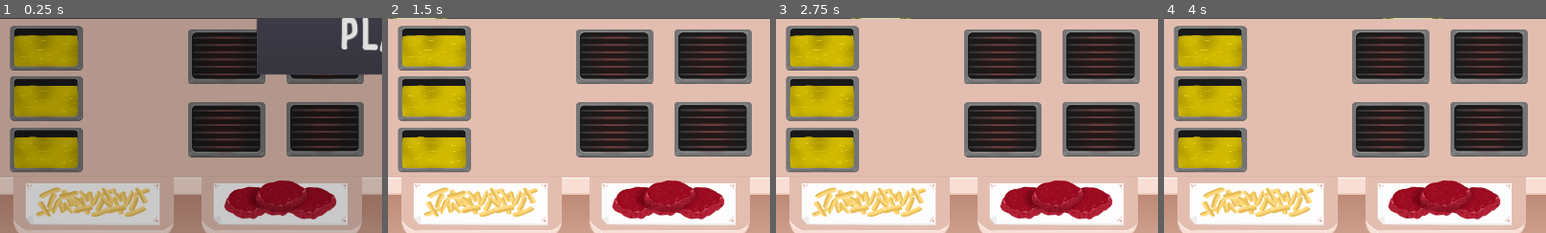
Above: before the commit, frames 1-4 (left to right).
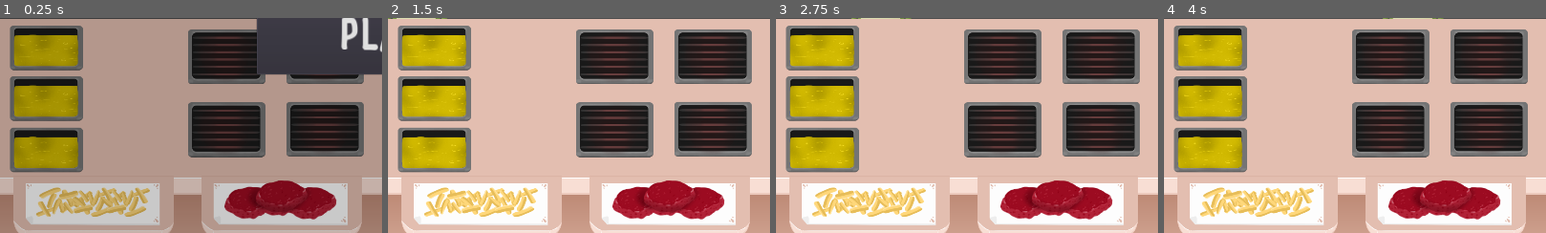
Above: after the commit, the same moments.

Repository: samuelpedrajas/MyVeganRestaurant
Game: Godot game, scene res://Scenes/Kitchen.tscn
Two runs of this game, one before a commit and one after it. Both use one fixed random seed, a clock stepped at 60 frames per second and the inputs below.
Inputs (mouse positions are % of the whole screen's width and height, from its top left):
- Up to frame 1 (0.25 s): no input
- Up to frame 2 (1.5 s): click "PLAY" at 0.5 s; click (96, 7) at 1.25 s
- Up to frame 3 (2.75 s): tap Enter at 2 s
- Up to frame 4 (4 s): no input
The pictures show only the part of the screen within x 0-50%, y 46-96%; the shares and areas given below are measured in that part.

The runs differ from the first frame. In frame 1, 0.2% of the frame differs, in the area x 2-22%, y 3-25%; in frame 2, 0.3%; in frame 3, 0.3%; in frame 4, 0.3%.

Commit message:
refactor

Diff:
--- a/Scenes/ColaPump.tscn
+++ b/Scenes/ColaPump.tscn
@@ -1,10 +1,9 @@
-[gd_scene load_steps=11 format=2]
+[gd_scene load_steps=10 format=2]
 
 [ext_resource path="res://Scripts/DishProvider.gd" type="Script" id=1]
 [ext_resource path="res://Images/Kitchen/VasoLleno.png" type="Texture" id=2]
 [ext_resource path="res://Images/Kitchen/VasoLlenandose.png" type="Texture" id=3]
 [ext_resource path="res://Images/Kitchen/MaquinaBebidasVacia.png" type="Texture" id=4]
-[ext_resource path="res://Scenes/ClickableArea.tscn" type="PackedScene" id=5]
 [ext_resource path="res://Scenes/Timer.tscn" type="PackedScene" id=6]
 [ext_resource path="res://Scenes/Dishes/FastFood/Cola.tscn" type="PackedScene" id=7]
 
@@ -120,13 +119,4 @@
 [node name="Timer" parent="." instance=ExtResource( 6 )]
 position = Vector2( 0, -110 )
 burning_time = -1
-
-[node name="ClickableArea" parent="." instance=ExtResource( 5 )]
-margin_left = -95.0
-margin_top = -93.0
-margin_right = 95.0
-margin_bottom = 93.0
 [connection signal="food_cooked" from="Timer" to="." method="_on_Timer_food_cooked"]
-[connection signal="pressed" from="ClickableArea" to="." method="_on_ClickableArea_pressed"]
-
-[editable path="ClickableArea"]
--- a/Scenes/Dishes/FastFood/Fries.tscn
+++ b/Scenes/Dishes/FastFood/Fries.tscn
@@ -6,9 +6,7 @@
 [node name="Fries" type="Node2D"]
 script = ExtResource( 1 )
 reference = "Fries"
-discard_price = 10
-ingredients = [ "CookedFries" ]
-deliverable = true
+ingredients = [ "Fries" ]
 v_limits = Vector2( -89, 25 )
 throwable = false
 
--- a/Scenes/Dishes/FastFood/LettuceBurger.tscn
+++ b/Scenes/Dishes/FastFood/LettuceBurger.tscn
@@ -9,10 +9,7 @@
 [node name="LettuceBurger" type="Node2D"]
 script = ExtResource( 4 )
 reference = "LettuceBurger"
-profit = 120
-discard_price = 40
 ingredients = [ "BurgerBread", "CookedBurger", "Lettuce" ]
-deliverable = true
 v_limits = Vector2( -87, 34.5 )
 
 [node name="Sprites" type="Node2D" parent="."]
--- a/Scenes/Fryer.tscn
+++ b/Scenes/Fryer.tscn
@@ -1,6 +1,6 @@
 [gd_scene load_steps=8 format=2]
 
-[ext_resource path="res://Scripts/FoodMachine.gd" type="Script" id=1]
+[ext_resource path="res://Scripts/Fryer.gd" type="Script" id=1]
 [ext_resource path="res://Scenes/ClickableArea.tscn" type="PackedScene" id=2]
 [ext_resource path="res://Images/Kitchen/Freidora.png" type="Texture" id=3]
 [ext_resource path="res://Scenes/Timer.tscn" type="PackedScene" id=4]
@@ -39,9 +39,6 @@
 "Fryer",
 ]]
 script = ExtResource( 1 )
-reference = "Fryer"
-hide_ingredient = true
-serve_automatically = true
 
 [node name="Fryer" type="Sprite" parent="."]
 texture = ExtResource( 3 )
--- a/Scenes/Ingredients/Burger.tscn
+++ b/Scenes/Ingredients/Burger.tscn
@@ -14,25 +14,15 @@
 texture = ExtResource( 2 )
 script = ExtResource( 5 )
 reference = "RawBurger"
-destination = "Grill"
-
-[node name="CookingBurger" type="Sprite" parent="."]
-visible = false
-texture = ExtResource( 2 )
-script = ExtResource( 5 )
-reference = "CookingBurger"
-destination = "None"
 
 [node name="CookedBurger" type="Sprite" parent="."]
 visible = false
 texture = ExtResource( 3 )
 script = ExtResource( 5 )
 reference = "CookedBurger"
-destination = "Plate"
 
 [node name="BurnedBurger" type="Sprite" parent="."]
 visible = false
 texture = ExtResource( 4 )
 script = ExtResource( 5 )
 reference = "BurnedBurger"
-destination = "Bin"
--- a/Scenes/Ingredients/Fries.tscn
+++ b/Scenes/Ingredients/Fries.tscn
@@ -7,19 +7,6 @@
 script = ExtResource( 1 )
 reference = "FriesIngredient"
 
-[node name="RawFries" type="Sprite" parent="."]
+[node name="Fries" type="Sprite" parent="."]
 script = ExtResource( 2 )
-reference = "RawFries"
-destination = "Fryer"
-
-[node name="CookingFries" type="Sprite" parent="."]
-visible = false
-script = ExtResource( 2 )
-reference = "CookingFries"
-destination = "None"
-
-[node name="CookedFries" type="Sprite" parent="."]
-visible = false
-script = ExtResource( 2 )
-reference = "CookedFries"
-destination = "Platform"
+reference = "Fries"
--- a/Scenes/Kitchen.tscn
+++ b/Scenes/Kitchen.tscn
@@ -187,31 +187,31 @@
 kitchen = NodePath("../..")
 
 [node name="Fryer1" parent="Main" instance=ExtResource( 19 )]
-position = Vector2( 116.526, 72.873 )
-kitchen = NodePath("../..")
-platform = NodePath("../../Main/Platform1")
+position = Vector2( 116.526, 71.873 )
+platform = NodePath("../Platform1")
 
 [node name="Fryer2" parent="Main" instance=ExtResource( 19 )]
 position = Vector2( 116.526, 199 )
-kitchen = NodePath("../..")
-platform = NodePath("../../Main/Platform2")
+platform = NodePath("../Platform2")
 
 [node name="Fryer3" parent="Main" instance=ExtResource( 19 )]
 position = Vector2( 116.526, 328 )
-kitchen = NodePath("../..")
-platform = NodePath("../../Main/Platform3")
+platform = NodePath("../Platform3")
 
 [node name="Platform1" parent="Main" instance=ExtResource( 20 )]
 position = Vector2( 314.92, 71.429 )
 kitchen = NodePath("../..")
+placeholder_position = Vector2( 0, 25 )
 
 [node name="Platform2" parent="Main" instance=ExtResource( 20 )]
-position = Vector2( 314.92, 201.429 )
-kitchen = NodePath("../..")
+position = Vector2( 314.92, 198.429 )
+kitchen = NodePath("../..")
+placeholder_position = Vector2( 0, 25 )
 
 [node name="Platform3" parent="Main" instance=ExtResource( 20 )]
-position = Vector2( 314.92, 330.429 )
-kitchen = NodePath("../..")
+position = Vector2( 314.92, 326.429 )
+kitchen = NodePath("../..")
+placeholder_position = Vector2( 0, 25 )
 
 [node name="Bin" parent="Main" instance=ExtResource( 17 )]
 position = Vector2( 1691.15, 498.46 )
@@ -223,6 +223,7 @@
 [node name="FriesSource" parent="Main/Saliente1" instance=ExtResource( 5 )]
 position = Vector2( -2.33453, -12.4128 )
 kitchen = NodePath("../../..")
+destination_group = "Fryer"
 
 [node name="Saliente2" type="Sprite" parent="Main"]
 position = Vector2( 707.702, 472.075 )
@@ -231,6 +232,7 @@
 [node name="BurgerSource" parent="Main/Saliente2" instance=ExtResource( 4 )]
 position = Vector2( -3.10797, -17.8473 )
 kitchen = NodePath("../../..")
+destination_group = "Grill"
 
 [node name="Saliente3" type="Sprite" parent="Main"]
 position = Vector2( 1215.7, 472.075 )
@@ -242,7 +244,6 @@
 
 [node name="ColaPump" parent="Main" instance=ExtResource( 24 )]
 position = Vector2( 1815.51, 186.447 )
-kitchen = NodePath("../..")
 platforms = [ NodePath("../ColaPlatform1"), NodePath("../ColaPlatform2"), NodePath("../ColaPlatform3") ]
 
 [node name="ColaPlatform1" parent="Main" instance=ExtResource( 20 )]
--- a/Scripts/DishProvider.gd
+++ b/Scripts/DishProvider.gd
@@ -1,8 +1,6 @@
 extends Node2D
 
 
-export(NodePath) onready var kitchen = get_node(kitchen)
-export(bool) var autohide_timer = true
 export(Array, NodePath) var platforms = []
 
 
@@ -18,8 +16,7 @@
 
 func _on_Timer_food_cooked():
 	$AnimationPlayer.play("prepared_animation")
-	if autohide_timer:
-		$Timer.hide()
+	$Timer.hide()
 	for platform in platforms:
 		if platform.dish == null:
 			var dish = $Placeholder/Cola.duplicate()
--- a/Scripts/FoodMachine.gd
+++ b/Scripts/FoodMachine.gd
@@ -1,45 +1,50 @@
 extends Node2D
 
 
-export(String) var reference = ""
-export(bool) var hide_ingredient = false
 export(NodePath) onready var kitchen = get_node(kitchen)
-export(NodePath) var platform
-export(bool) var serve_automatically = false
 
 var ingredient = null
+var burned = false
 
 
 func _ready():
-	self.platform = get_node_or_null(platform)
 	$AnimationPlayer.play("default_animation")
 
 
 func is_busy():
-	var platform_is_full = false
-	if self.platform != null:
-		platform_is_full = self.platform.dish != null
-	return self.ingredient != null or platform_is_full
+	return self.ingredient != null
 
 
 func add_item(_ingredient):
 	if is_busy():
 		print("ERROR: machine is busy!!!")
 		return
-	_ingredient.evolve()
 	self.ingredient = _ingredient
-	if not self.hide_ingredient:
-		$Placeholder.add_child(_ingredient)
+	$Placeholder.add_child(_ingredient)
 	$AnimationPlayer.play("preparing_animation")
 	$Timer.start()
 
 
 func drop_item():
-	if not hide_ingredient:
-		$Placeholder.remove_child(self.ingredient)
+	self.burned = false
 	self.ingredient = null
 	$AnimationPlayer.play("default_animation")
 	$Timer.stop()
+
+
+func send_to_plate():
+	var plate = kitchen.select_plate(self.ingredient)
+	if plate != null:
+		$Placeholder.remove_child(self.ingredient)
+		plate.add_ingredient(self.ingredient)
+		drop_item()
+	else:
+		print("No plates available for %s" % [get_name()])
+
+
+func send_to_bin():
+	$Placeholder.remove_child(self.ingredient)
+	kitchen.throw_to_bin(self.ingredient, self)
 
 
 func get_throw_position():
@@ -48,16 +53,17 @@
 
 func _on_Timer_food_cooked():
 	self.ingredient.evolve()
-	if self.serve_automatically:
-		kitchen.use_item(self.ingredient, self)
 
 
 func _on_Timer_food_burned():
 	self.ingredient.evolve()
+	self.burned = true
+	print("%s burned!" % [get_name()])
 
 
 func _on_ClickableArea_pressed():
 	if self.ingredient != null:
-		kitchen.use_item(self.ingredient, self)
-	elif self.platform != null and platform.dish != null:
-		kitchen.deliver(platform.dish, platform)
+		if burned:
+			send_to_bin()
+		else:
+			send_to_plate()
--- a/Scripts/FoodSource.gd
+++ b/Scripts/FoodSource.gd
@@ -1,21 +1,37 @@
 extends Node2D
 
 
-var ingredient = null
 export(NodePath) onready var kitchen = get_node(kitchen)
+export(String) var destination_group = null
+onready var ingredient = $Ingredient
 
 
-func _ready():
-	self.ingredient = $Ingredient
-	if self.ingredient == null:
-		print("ERROR: Ingredient not configured for this FoodSource")
-	if self.kitchen == null:
-		print("ERROR: Kitchen not configured for this FoodSource")
+func _send_to_group():
+	var destination = null
+	var destinations = get_tree().get_nodes_in_group(destination_group)
+	for _destination in destinations:
+		if not _destination.is_busy():
+			destination = _destination
+			break
 
+	if destination == null:
+		print("No destination is available")
+		return null
 
-func drop_item():
-	pass
+	destination.add_item(self.ingredient.duplicate())
+	print(
+		"%s was added to %s" % [
+			self.ingredient.reference, destination.get_name()
+		]
+	)
 
 
 func _on_ClickableArea_pressed():
-	self.kitchen.use_item(self.ingredient.duplicate(), self)
+	if destination_group == null:
+		var plate = kitchen.select_plate(self.ingredient)
+		if plate != null:
+			plate.add_ingredient(ingredient.duplicate())
+		else:
+			print("No plates available for %s" % [get_name()])
+	else:
+		_send_to_group()
--- /dev/null
+++ b/Scripts/Fryer.gd
@@ -0,0 +1,40 @@
+extends Node2D
+
+
+export(NodePath) onready var platform = get_node(platform)
+
+
+var ingredient = null
+
+
+func _ready():
+	$AnimationPlayer.play("default_animation")
+
+
+func is_busy():
+	return self.ingredient != null or self.platform.dish != null
+
+
+func add_item(_ingredient):
+	if is_busy():
+		print("ERROR: machine is busy!!!")
+		return
+	self.ingredient = _ingredient
+	$AnimationPlayer.play("preparing_animation")
+	$Timer.start()
+
+
+func send_item():
+	platform.add_ingredient(self.ingredient)
+	self.ingredient = null
+	$AnimationPlayer.play("default_animation")
+	$Timer.stop()
+
+
+func _on_Timer_food_cooked():
+	send_item()
+
+
+func _on_ClickableArea_pressed():
+	if platform.dish != null:
+		platform.deliver()
--- a/Scripts/Ingredient.gd
+++ b/Scripts/Ingredient.gd
@@ -6,7 +6,7 @@
 export(bool) var throwable = true
 
 
-func get_reference():
+func get_level_reference():
 	return get_child(self.level).reference
 
 
--- a/Scripts/Kitchen.gd
+++ b/Scripts/Kitchen.gd
@@ -4,6 +4,7 @@
 var time = 90
 var score = 0
 onready var client_area = $Main/ClientArea
+onready var menu = $Menu
 
 func _ready():
 	client_area.prepare_game()
@@ -14,29 +15,6 @@
 	$HUD.set_goal(client_area.calculated_goal)
 	$Timer.start()
 	_on_size_changed()
-
-
-func send_to_destination(item, origin):
-	var destination_name = item.get_destination()
-	var reference = item.get_reference()
-	var destination = null
-	var destinations = get_tree().get_nodes_in_group(destination_name)
-	for _destination in destinations:
-		if not _destination.is_busy():
-			destination = _destination
-			break
-
-	if destination == null:
-		print("No destination is available")
-		return null
-
-	origin.drop_item()
-	destination.add_item(item)
-	print(
-		"%s was added to %s" % [
-			reference, destination_name
-		]
-	)
 
 
 func _custom_client_sort(c1, c2):
@@ -62,11 +40,9 @@
 	return true
 
 
-func _select_plate(item):
-	var menu = $Menu
-
+func select_plate(item):
 	var clients = _get_clients_sorted_by_priority()
-	var plates = get_tree().get_nodes_in_group(item.get_destination())
+	var plates = get_tree().get_nodes_in_group("Plate")
 	var escenarios = {}
 	var useless_new_item_escenarios = {}
 	var created_dishes = []
@@ -135,62 +111,6 @@
 	return selected_plates[0]
 
 
-func send_to_plate(item, origin):
-	var menu = $Menu
-	var plate = _select_plate(item)
-	if plate != null:
-		var dish = menu.get_new_dish(plate.dish, item)
-		origin.drop_item()
-		plate.add_dish(dish)
-		return
-	print("No plates available for this item")
-
-
-func send_to_platform(item, origin):
-	var destination_name = item.get_destination()
-	var reference = item.get_reference()
-	var menu = $Menu
-	var dish = menu.get_new_dish(null, item)
-	origin.drop_item()
-	origin.platform.add_dish(dish)
-	print(
-		"%s was added to %s" % [
-			reference, destination_name
-		]
-	)
-
-
-func throw_to_bin(item, origin):
-	if not item.throwable:
-		print("This item is not throwable")
-		return
-
-	print("%s points losed" % client_area.get_discard_price(item.reference))
-	substract_score(client_area.get_discard_price(item.reference))
-	origin.drop_item()
-	$Main.add_child(item)
-	$Main/Bin.throw_item(item, origin)
-
-
-func use_item(item, origin):
-	print("Using item: %s" % [item.get_reference()])
-	var destination_name = item.get_destination()
-	if destination_name == "None":
-		print("Item %s has no destination" % item.get_reference())
-		return
-
-	if destination_name == "None":
-		print("No destination available for %s" % item.get_reference())
-	elif destination_name == "Plate":
-		send_to_plate(item, origin)
-	elif destination_name == "Platform":
-		send_to_platform(item, origin)
-	elif destination_name == "Bin":
-		throw_to_bin(item, origin)
-	else:
-		send_to_destination(item, origin)
-
-
 func _select_client(dish):
 	var clients = _get_clients_sorted_by_priority()
 	for client in clients:
@@ -209,6 +129,18 @@
 	$Main.add_child(dish)
 	dish.deliver(origin.get_throw_position())
 	add_score(client_area.get_price(dish.reference))
+
+
+func throw_to_bin(item, origin):
+	if not item.throwable:
+		print("This item is not throwable")
+		return
+
+	print("%s points losed" % client_area.get_discard_price(item.reference))
+	substract_score(client_area.get_discard_price(item.reference))
+	origin.drop_item()
+	$Main.add_child(item)
+	$Main/Bin.throw_item(item, origin)
 
 
 func add_score(inc):
--- a/Scripts/Menu.gd
+++ b/Scripts/Menu.gd
@@ -35,7 +35,7 @@
 	var ingredients = []
 	if dish != null:
 		ingredients += dish.ingredients
-	ingredients.append(ingredient.get_reference())
+	ingredients.append(ingredient.get_level_reference())
 
 	for category in get_children():
 		for _dish in category.get_children():
--- a/Scripts/Plate.gd
+++ b/Scripts/Plate.gd
@@ -13,6 +13,11 @@
 func _ready():
 	if placeholder_position != null:
 		$Placeholder.set_position(placeholder_position)
+
+
+func add_ingredient(ingredient):
+	var new_dish = kitchen.menu.get_new_dish(dish, ingredient)
+	add_dish(new_dish)
 
 
 func add_dish(_dish):
@@ -36,6 +41,10 @@
 
 
 func _on_ClickableArea_pressed():
+	deliver()
+
+
+func deliver():
 	if dish == null:
 		pass
 	elif double_click:
--- a/Scripts/Stage.gd
+++ b/Scripts/Stage.gd
@@ -2,4 +2,3 @@
 
 
 export(String) var reference
-export(String) var destination
